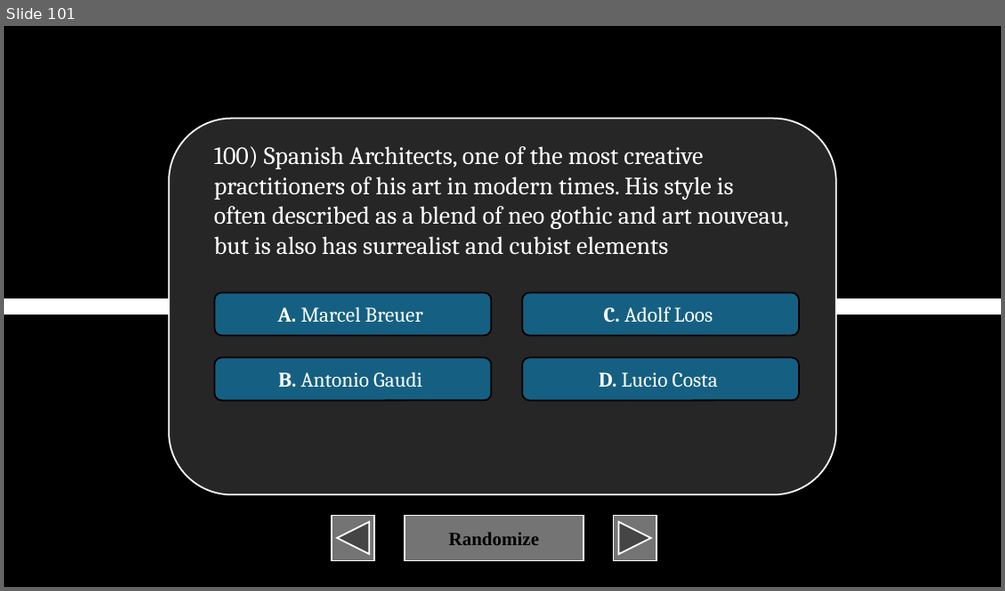
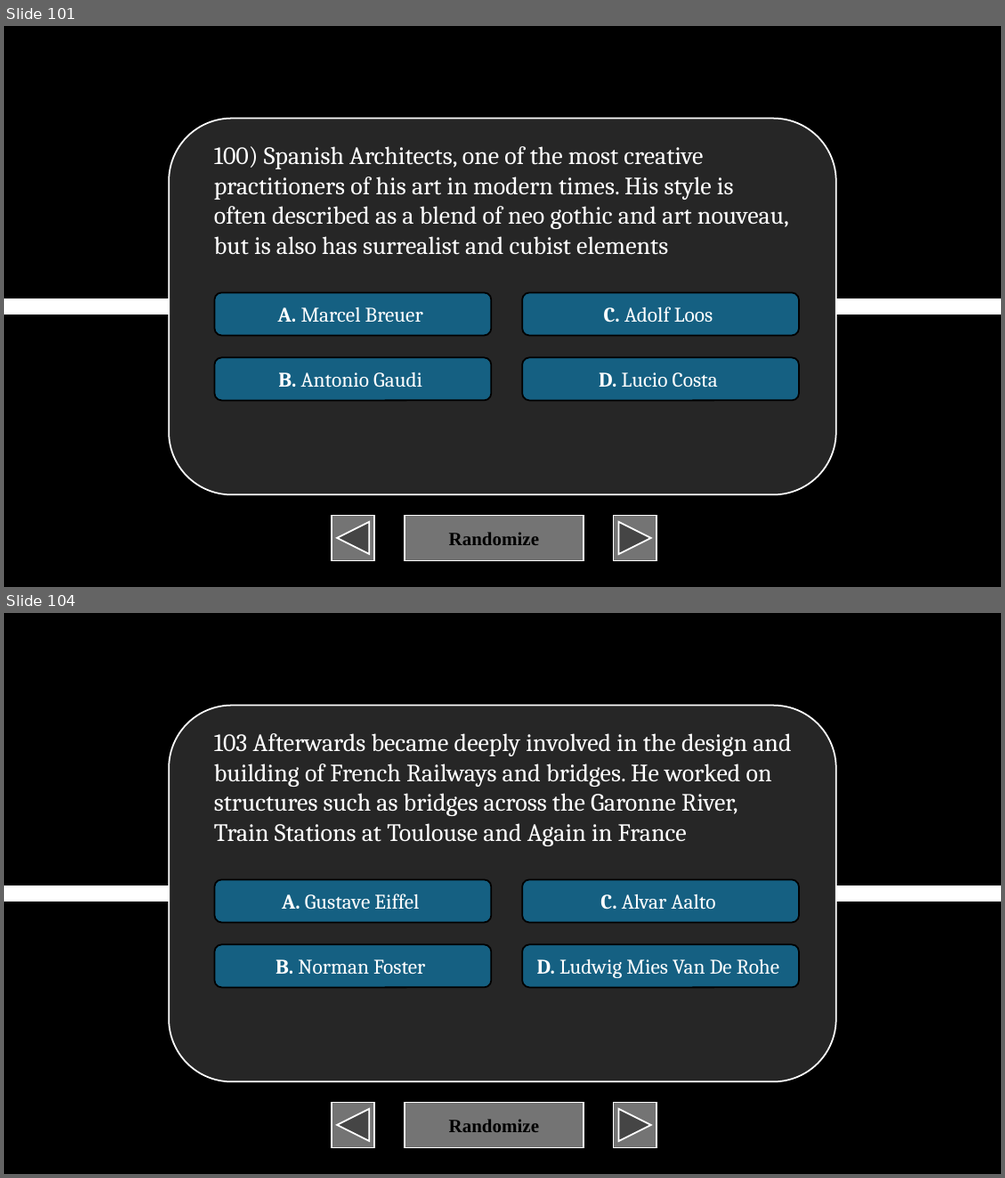
Before and after one commit to XIvanSolomonX/Archi-Reviewer, a slide deck: TOA.pptm. Shown one above the other, each under a label of ours: slide 101 before the commit, slides 101 and 104 after it; the slides between them are not shown. The pictures are 1005x591 and 1005x1178 pixels, drawn with LibreOffice and Linux fonts; fonts in the diff are those of the drawing. Boxes give left, top, right and bottom in pixels: in the first picture for what was removed or moved away, otherwise in the second. Text is boxed around its words. In the diff, an @@ line names an element or a change of style, - is before the commit and + after.

```diff
--- a/TOA.pptm
+++ b/TOA.pptm
@@ slide 104 added at (4, 613, 1001, 1174), background #000000 @@
@@ rounded rectangle added at (169, 705, 835, 1081), fill #262626, outline #FFFFFF 1.5 pt @@
@@ text added at (214, 733, 791, 846), 24 pt, text #FFFFFF @@
+103 Afterwards became deeply involved in the design and building of French Railways and bridges. He worked on structures such as bridges across the Garonne River, Train Stations at Toulouse and Again in France
@@ rounded rectangle added at (215, 879, 492, 922), fill #156082, outline #000000 1.5 pt, 20 pt, text #FFFFFF @@
+A. Gustave Eiffel
@@ rounded rectangle added at (522, 879, 799, 922), fill #156082, outline #000000 1.5 pt, 20 pt, text #FFFFFF @@
+C. Alvar Aalto
@@ line added from (4, 893) to (1001, 893), #FFFFFF 16 pt @@
@@ rounded rectangle added at (215, 944, 492, 987), fill #156082, outline #000000 1.5 pt, 20 pt, text #FFFFFF @@
+B. Norman Foster
@@ rounded rectangle added at (522, 944, 799, 987), fill #156082, outline #000000 1.5 pt, 20 pt, text #FFFFFF @@
+D. Ludwig Mies Van De Rohe
@@ action button back previous added at (332, 1102, 374, 1148), fill #747474, outline #FFFFFF 1.5 pt @@
@@ action button blank added at (404, 1102, 583, 1148), fill #747474, outline #FFFFFF 1.5 pt, 18 pt, text #000000, bold @@
+Randomize
@@ action button forward next added at (614, 1102, 656, 1148), fill #747474, outline #FFFFFF 1.5 pt @@
```
Also in this commit, not shown: 1 slide changed, 49 other slides added, 1 other file.
